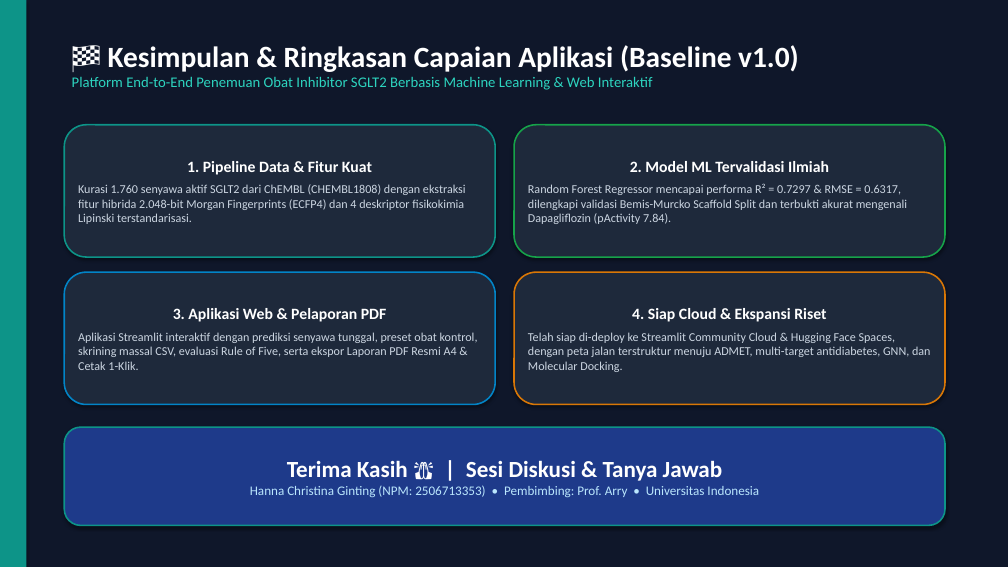
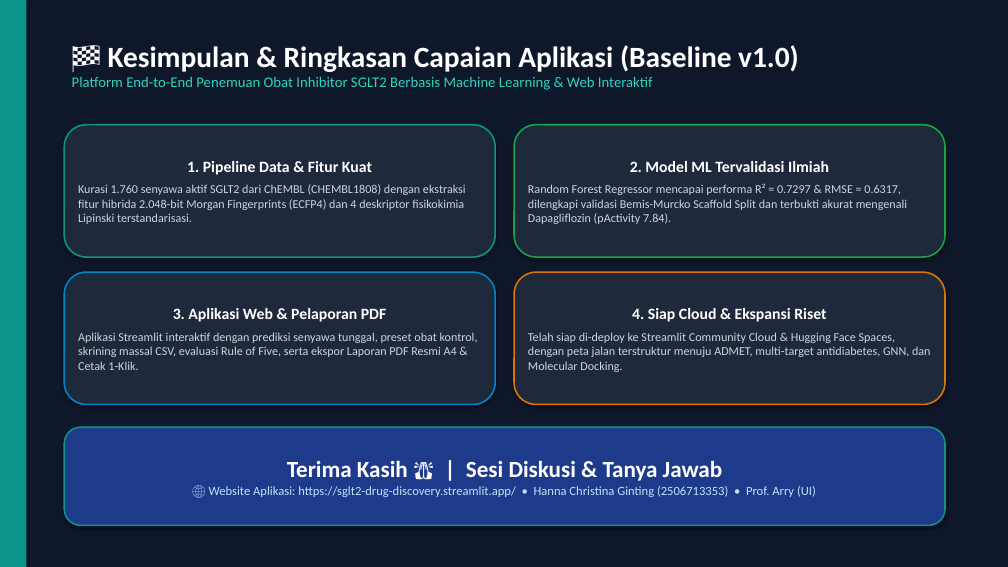
Before and after one commit to hannachristina51-gif/SGLT2_Drug_Discovery, a slide deck: slide 14 of Presentasi_SGLT2_Drug_Discovery_Terbaru.pptx. Drawn at 1008x567 pixels with LibreOffice and Linux fonts; fonts in the diff are those of the drawing. Boxes give left, top, right and bottom in pixels: in the first picture for what was removed or moved away, otherwise in the second. Text is boxed around its words. In the diff, an @@ line names an element or a change of style, - is before the commit and + after.

Commit message:
Add live application website link (https://sglt2-drug-discovery.streamlit.app/) to README and presentation

```diff
--- a/Presentasi_SGLT2_Drug_Discovery_Terbaru.pptx
+++ b/Presentasi_SGLT2_Drug_Discovery_Terbaru.pptx
@@ text in rounded rectangle at bbox=[209, 486, 816, 497]: text changed; size 12.5 to 12 pt @@
-Hanna Christina Ginting (NPM: 2506713353) • Pembimbing: Prof. Arry • Universitas Indonesia
+🌐 Website Aplikasi: https://sglt2-drug-discovery.streamlit.app/ • Hanna Christina Ginting (2506713353) • Prof. Arry (UI)
```
Also in this commit, not shown: 2 other slides changed, 5 other files.
